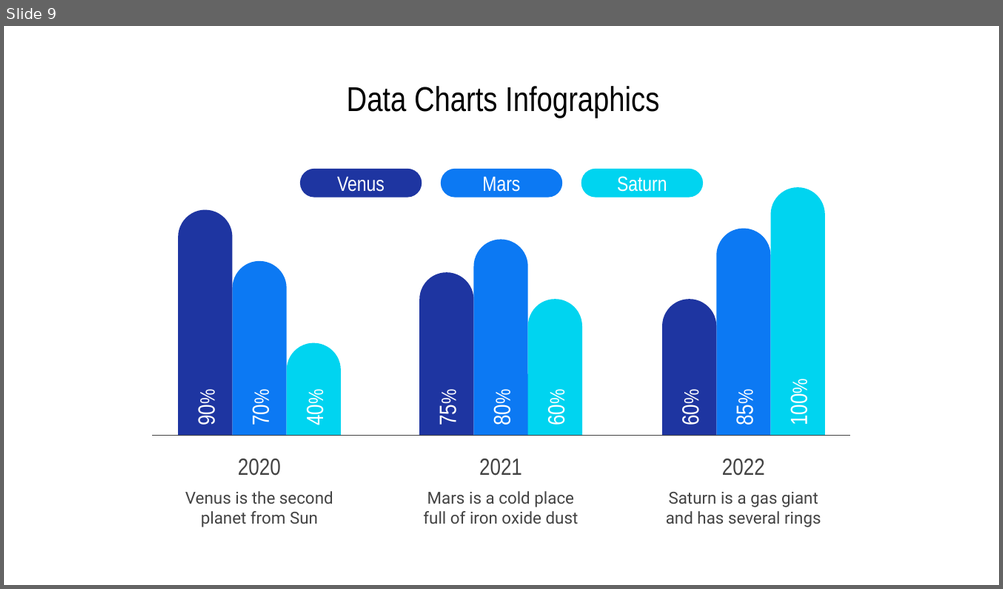
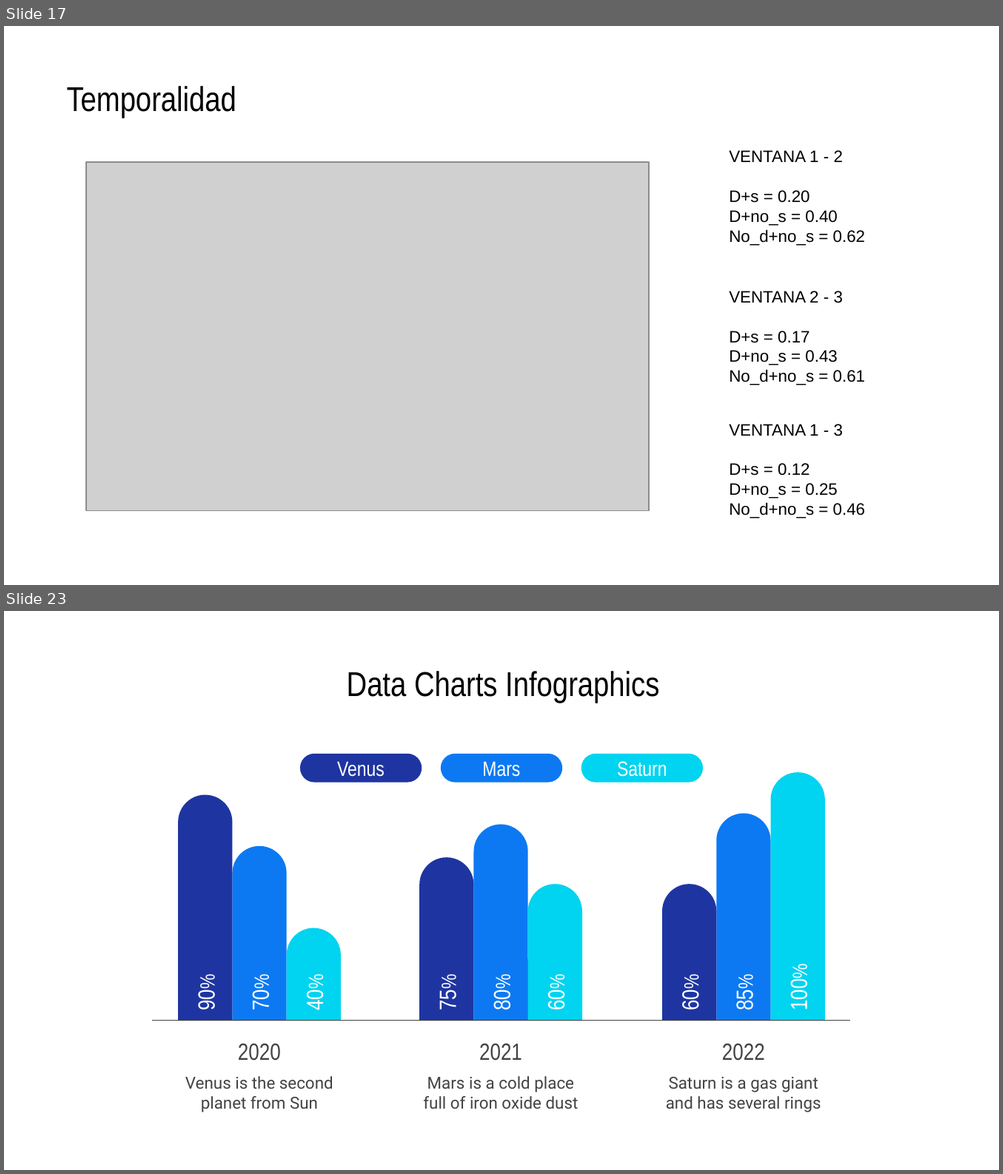
Before and after one commit to anacanoherranz/TFM, a slide deck: plots resumen resultados.pptx. Shown one above the other, each under a label of ours: slide 9 before the commit, slides 17 and 23 after it; the slides between them are not shown. The pictures are 1003x589 and 1003x1174 pixels, drawn with LibreOffice and Linux fonts; fonts in the diff are those of the drawing; grey boxes stand for pictures. Boxes give left, top, right and bottom in pixels: in the first picture for what was removed or moved away, otherwise in the second. Text is boxed around its words. In the diff, an @@ line names an element or a change of style, - is before the commit and + after.

```diff
--- a/plots resumen resultados.pptx
+++ b/plots resumen resultados.pptx
@@ slide 17 added at box(4, 26, 999, 585), background #FFFFFF @@
@@ title added at box(67, 86, 236, 118), 25 pt, text #000000 @@
+Temporalidad
@@ text added at box(728, 150, 865, 246), 12 pt, text #000000 @@
+VENTANA 1 - 2
+D+s = 0.20
+D+no_s = 0.40
+No_d+no_s = 0.62
@@ picture added at box(87, 162, 649, 511) @@
@@ text added at box(728, 291, 865, 386), 12 pt, text #000000 @@
+VENTANA 2 - 3
+D+s = 0.17
+D+no_s = 0.43
+No_d+no_s = 0.61
@@ text added at box(728, 424, 865, 519), 12 pt, text #000000 @@
+VENTANA 1 - 3
+D+s = 0.12
+D+no_s = 0.25
+No_d+no_s = 0.46
@@ what was slide 9 is now slide 23 @@
```
Also in this commit, not shown: 1 slide changed, 13 other slides added, 53 other files.
